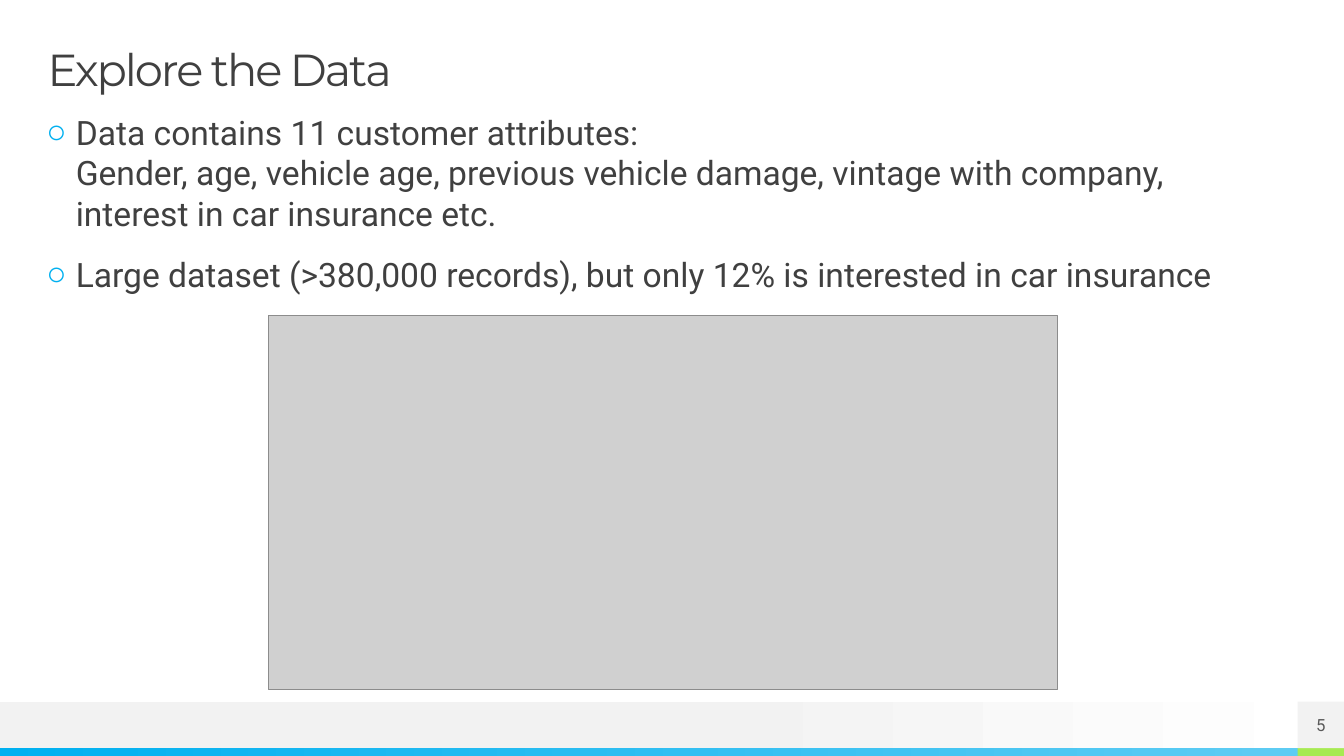
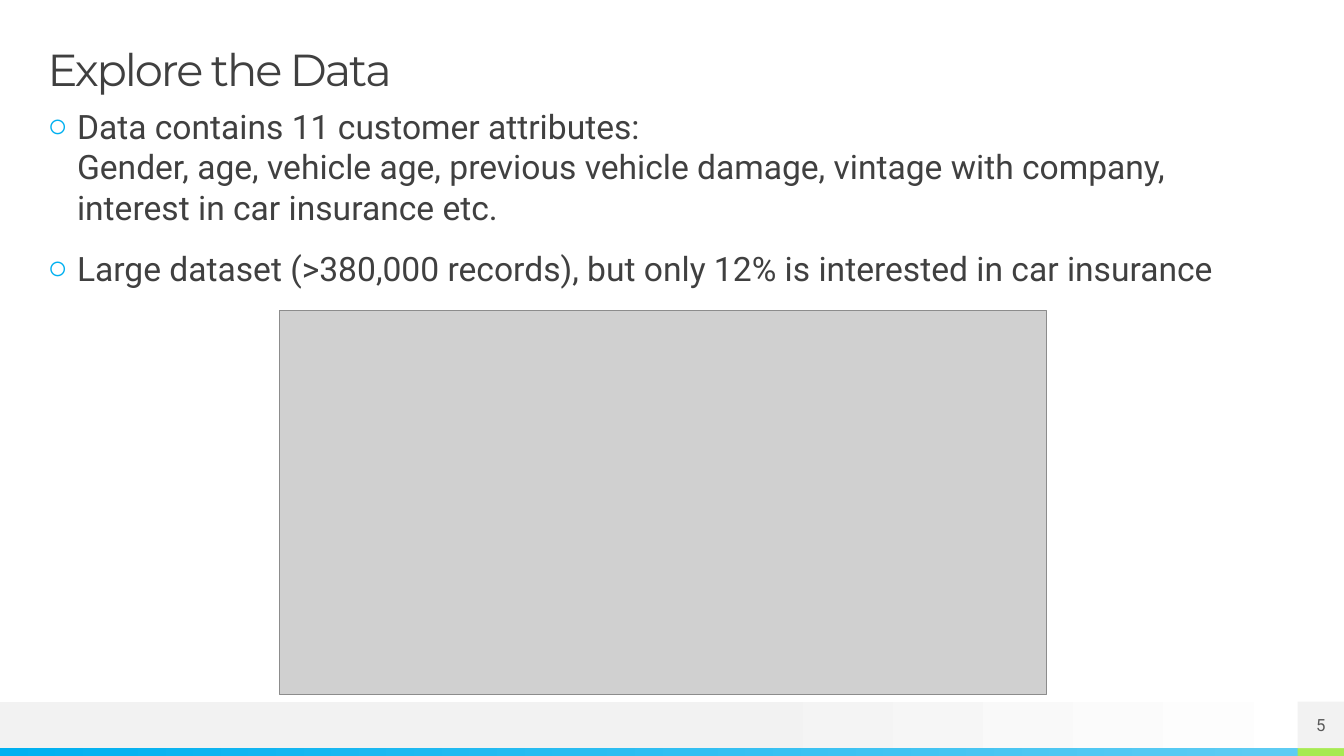
Before and after one commit to szerpa17/cross-sell-predictions, a slide deck: slide 5 of project-presentation.pptx. Drawn at 1344x756 pixels with LibreOffice and Linux fonts; fonts in the diff are those of the drawing; grey boxes stand for pictures. Boxes give left, top, right and bottom in pixels: in the first picture for what was removed or moved away, otherwise in the second. Text is boxed around its words. In the diff, an @@ line names an element or a change of style, - is before the commit and + after.

```diff
--- a/project-presentation.pptx
+++ b/project-presentation.pptx
@@ text "Data contains 11 customer attributes: ...": place and size @@
-text "Data contains 11 customer attributes: ..." at (76,120,1212,295)
+text "Data contains 11 customer attributes: ..." at (77,114,1213,289)
@@ picture: place and size @@
-picture at (268,316,1058,690)
+picture at (279,311,1047,695)
```
Also in this commit, not shown: 2 other slides changed.
